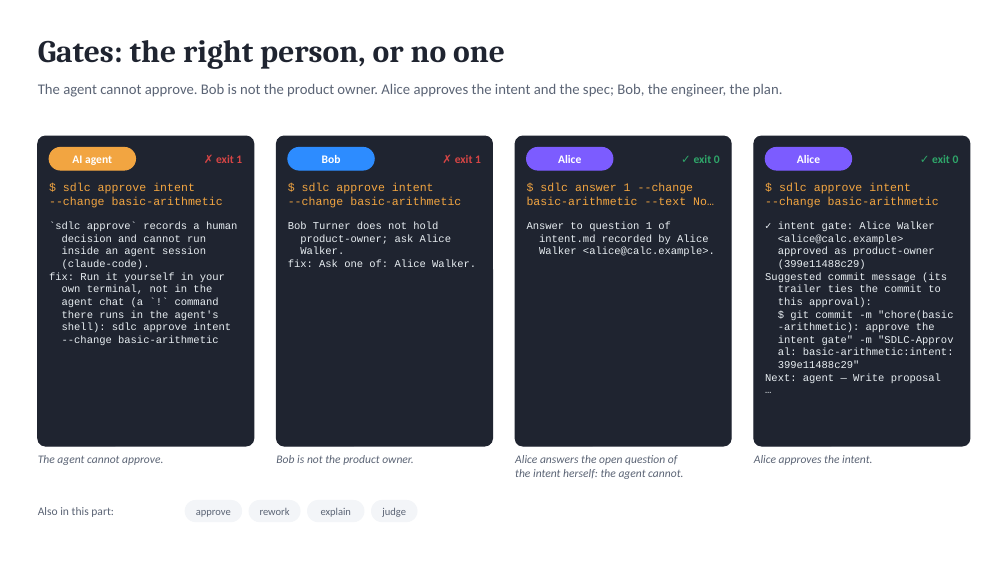
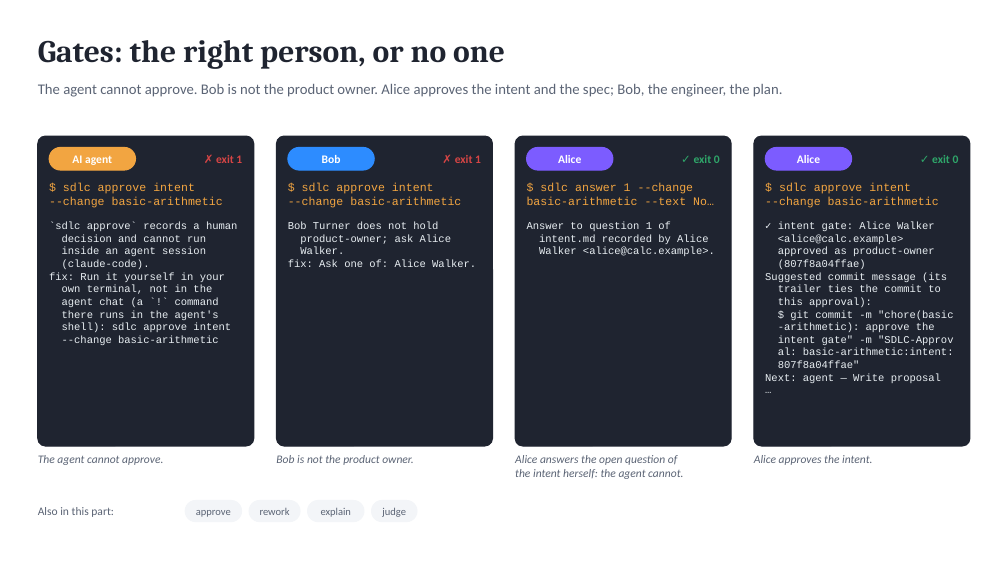
Before and after one commit to marin-ai-tech/sdlc, a slide deck: slide 8 of docs/demo/sdlc-calculator-demo.en.pptx. Drawn at 1008x567 pixels with LibreOffice and Linux fonts; fonts in the diff are those of the drawing. Boxes give left, top, right and bottom in pixels: in the first picture for what was removed or moved away, otherwise in the second. Text is boxed around its words. In the diff, an @@ line names an element or a change of style, - is before the commit and + after.

```diff
--- a/docs/demo/sdlc-calculator-demo.en.pptx
+++ b/docs/demo/sdlc-calculator-demo.en.pptx
@@ text at [778,260,866,269]: text changed @@
-(399e11488c29)
+(807f8a04ffae)
@@ text at [778,361,860,368]: text changed @@
-399e11488c29"
+807f8a04ffae"
```
Also in this commit, not shown: 7 other slides changed, 31 other files.
